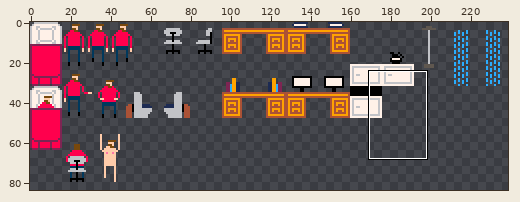
One commit to this sprite sheet: graphics/sprites.png. Above: a wide view before the commit, with the close-up outlined.
Close-up. As it was:
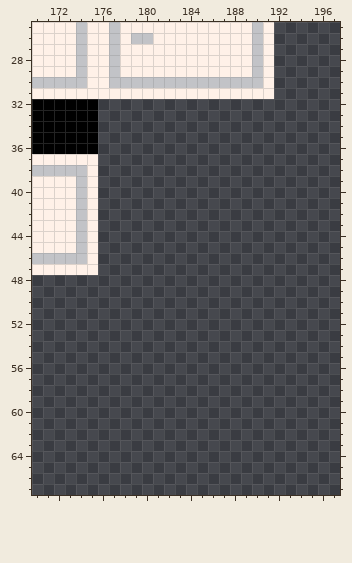
The file is 512x512 pixels. Colours within 5 levels of each other are drawn and written as one. Shown: x 170..197, y 25..67. The wide view leaves out empty margins.
The result:
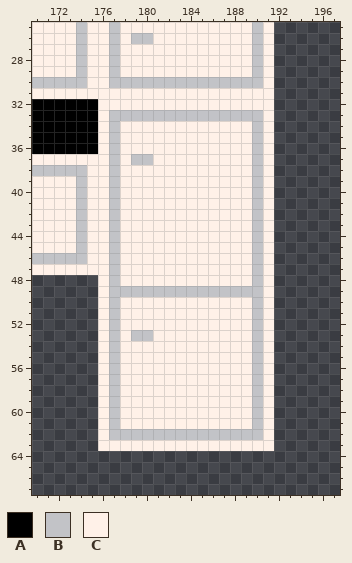
Palette (. is transparent): A #000000  B #c2c3c7  C #fff1e8
From old to new:
{"y":32,"x":176,"old":"................","new":"CCCCCCCCCCCCCCCC"}
{"y":33,"x":176,"old":"................","new":"CBBBBBBBBBBBBBBC"}
{"y":34,"x":176,"old":"................","new":"CBCCCCCCCCCCCCBC"}
{"y":35,"x":176,"old":"................","new":"CBCCCCCCCCCCCCBC"}
{"y":36,"x":176,"old":"................","new":"CBCCCCCCCCCCCCBC"}
{"y":37,"x":176,"old":"................","new":"CBCBBCCCCCCCCCBC"}
{"y":38,"x":176,"old":"................","new":"CBCCCCCCCCCCCCBC"}
{"y":39,"x":176,"old":"................","new":"CBCCCCCCCCCCCCBC"}
{"y":40,"x":176,"old":"................","new":"CBCCCCCCCCCCCCBC"}
{"y":41,"x":176,"old":"................","new":"CBCCCCCCCCCCCCBC"}
{"y":42,"x":176,"old":"................","new":"CBCCCCCCCCCCCCBC"}
{"y":43,"x":176,"old":"................","new":"CBCCCCCCCCCCCCBC"}
{"y":44,"x":176,"old":"................","new":"CBCCCCCCCCCCCCBC"}
{"y":45,"x":176,"old":"................","new":"CBCCCCCCCCCCCCBC"}
{"y":46,"x":176,"old":"................","new":"CBCCCCCCCCCCCCBC"}
{"y":47,"x":176,"old":"................","new":"CBCCCCCCCCCCCCBC"}
{"y":48,"x":176,"old":"................","new":"CBCCCCCCCCCCCCBC"}
{"y":49,"x":176,"old":"................","new":"CBBBBBBBBBBBBBBC"}
{"y":50,"x":176,"old":"................","new":"CBCCCCCCCCCCCCBC"}
{"y":51,"x":176,"old":"................","new":"CBCCCCCCCCCCCCBC"}
{"y":52,"x":176,"old":"................","new":"CBCCCCCCCCCCCCBC"}
{"y":53,"x":176,"old":"................","new":"CBCBBCCCCCCCCCBC"}
{"y":54,"x":176,"old":"................","new":"CBCCCCCCCCCCCCBC"}
{"y":55,"x":176,"old":"................","new":"CBCCCCCCCCCCCCBC"}
{"y":56,"x":176,"old":"................","new":"CBCCCCCCCCCCCCBC"}
{"y":57,"x":176,"old":"................","new":"CBCCCCCCCCCCCCBC"}
{"y":58,"x":176,"old":"................","new":"CBCCCCCCCCCCCCBC"}
{"y":59,"x":176,"old":"................","new":"CBCCCCCCCCCCCCBC"}
{"y":60,"x":176,"old":"................","new":"CBCCCCCCCCCCCCBC"}
{"y":61,"x":176,"old":"................","new":"CBCCCCCCCCCCCCBC"}
{"y":62,"x":176,"old":"................","new":"CBBBBBBBBBBBBBBC"}
{"y":63,"x":176,"old":"................","new":"CCCCCCCCCCCCCCCC"}
